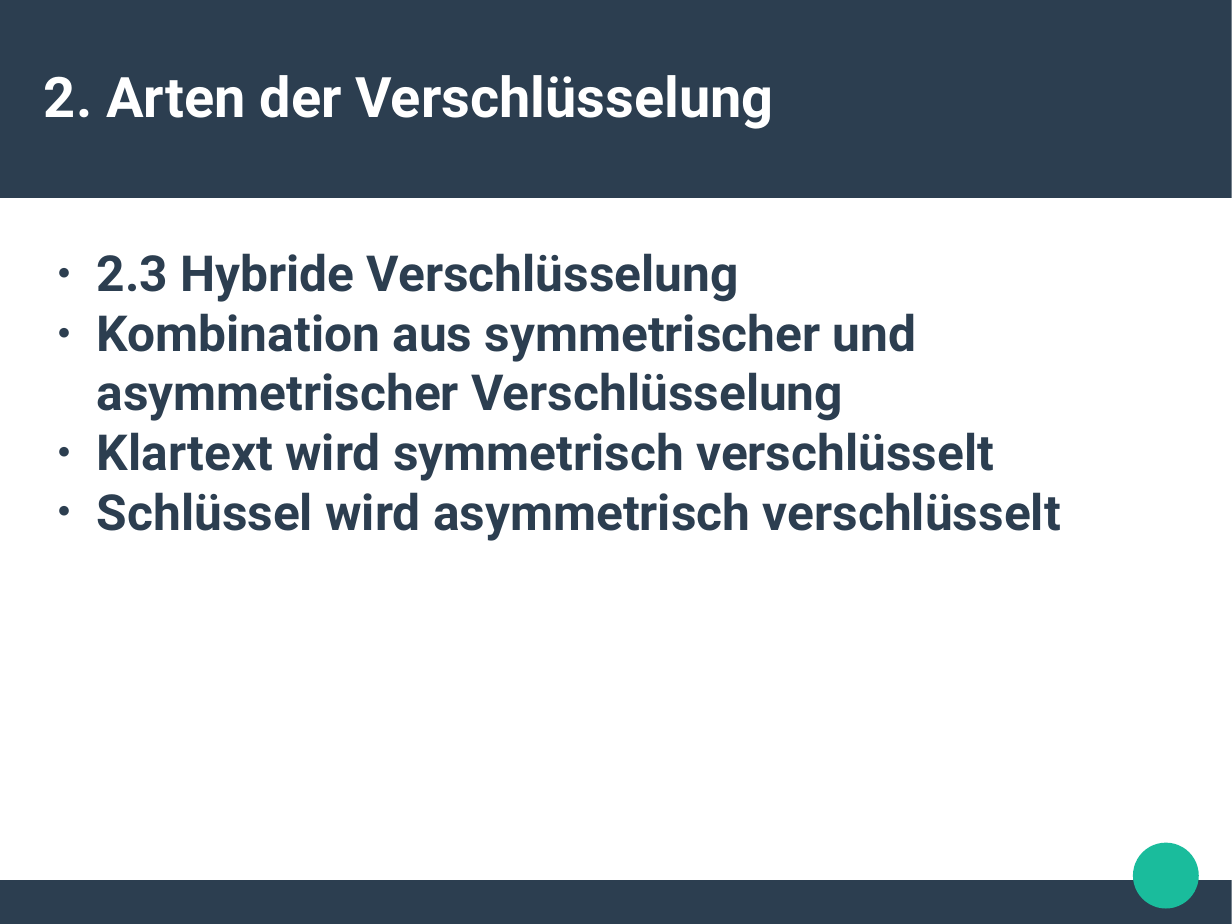
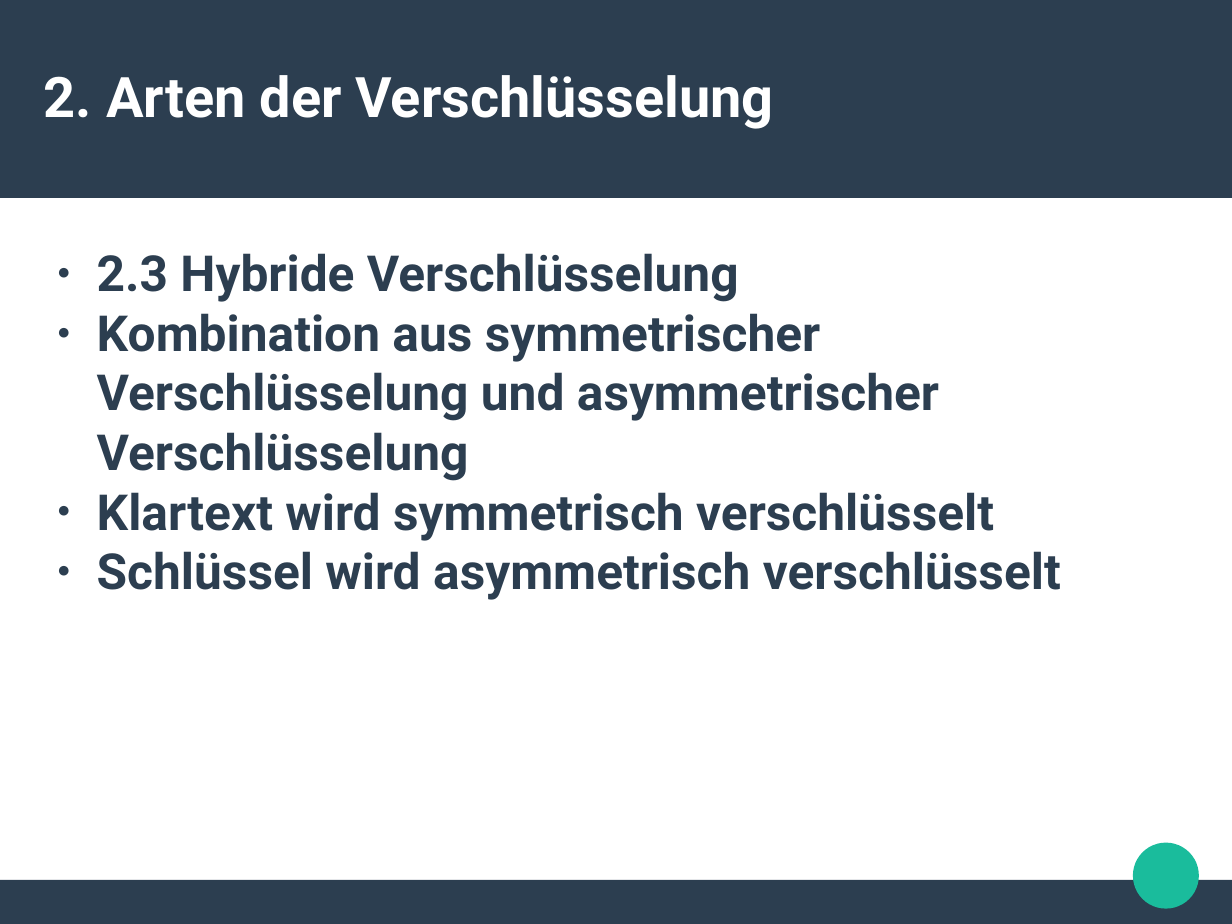
Before and after one commit to Mofiche/KL, a slide deck: slide 6 of PräKL.pptx. Drawn at 1232x924 pixels with LibreOffice and Linux fonts; fonts in the diff are those of the drawing. Boxes give left, top, right and bottom in pixels: in the first picture for what was removed or moved away, otherwise in the second. Text is boxed around its words. In the diff, an @@ line names an element or a change of style, - is before the commit and + after.

```diff
--- a/PräKL.pptx
+++ b/PräKL.pptx
@@ text at [97, 313, 939, 481]: text changed @@
-● Kombination aus symmetrischer und asymmetrischer Verschlüsselung
+● Kombination aus symmetrischer Verschlüsselung und asymmetrischer Verschlüsselung
```
Also in this commit, not shown: 7 other slides changed, 1 slide added, 5 other files.
